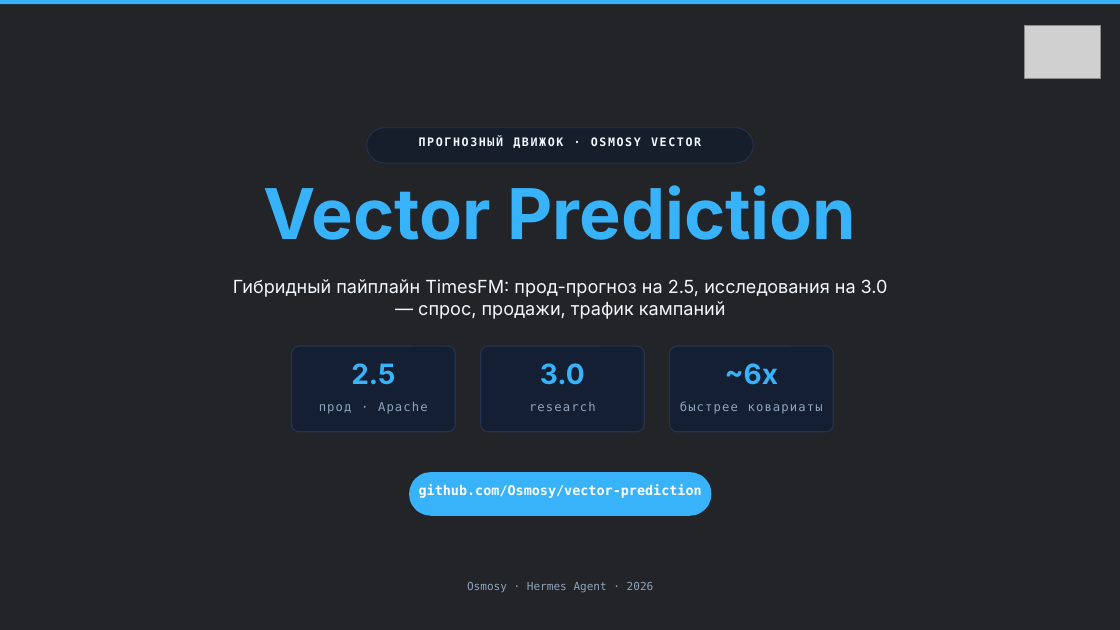
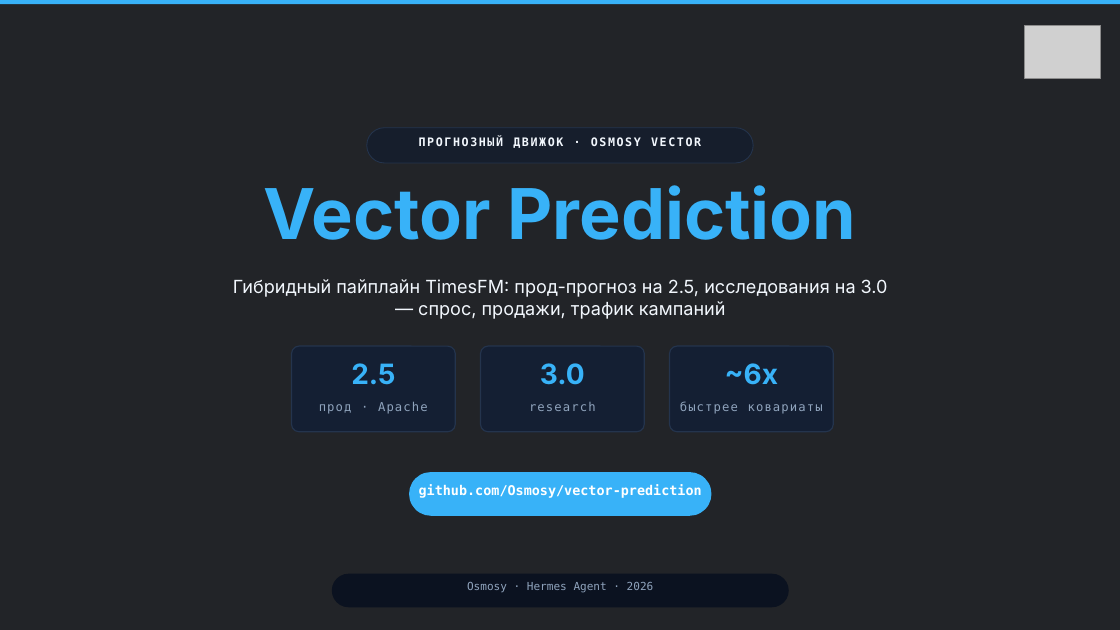
Before and after one commit to Osmosy/vector-prediction, a slide deck: slide 1 of docs/vector-prediction-obsidian-neon.pptx. Drawn at 1120x630 pixels with LibreOffice and Linux fonts; fonts in the diff are those of the drawing; grey boxes stand for pictures; background and template pictures are left out; a plain dark background stands for a picture behind light text. Boxes give left, top, right and bottom in pixels: in the first picture for what was removed or moved away, otherwise in the second. Text is boxed around its words. In the diff, an @@ line names an element or a change of style, - is before the commit and + after.

```diff
--- a/docs/vector-prediction-obsidian-neon.pptx
+++ b/docs/vector-prediction-obsidian-neon.pptx
@@ rounded rectangle added at [332,574,789,607], fill #0B1220 at 97% opacity @@
```
Also in this commit, not shown: 7 other files.
